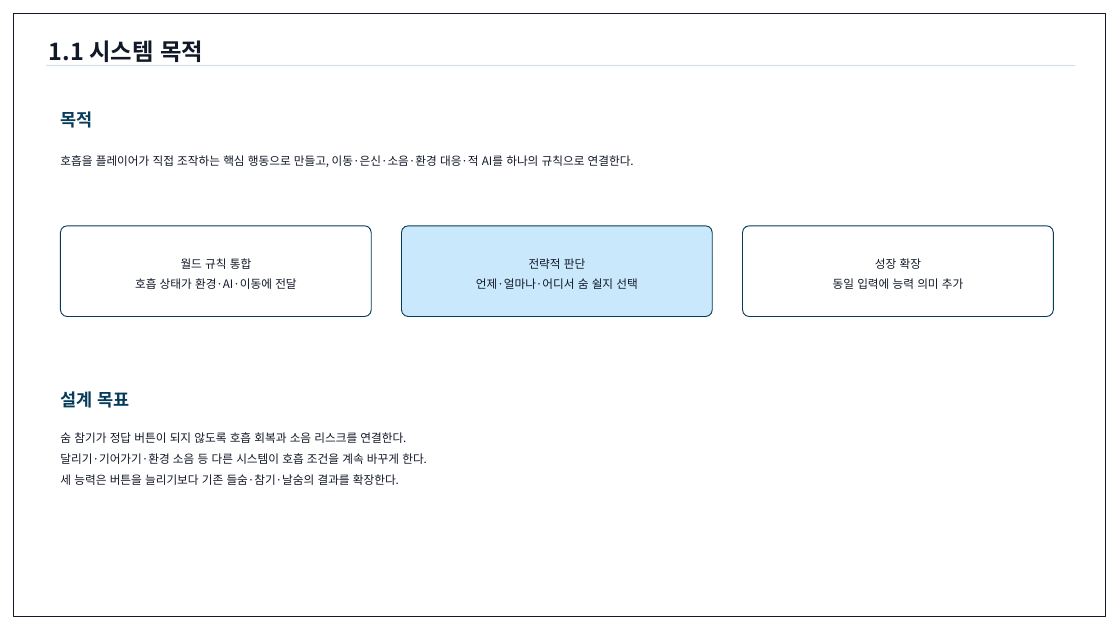
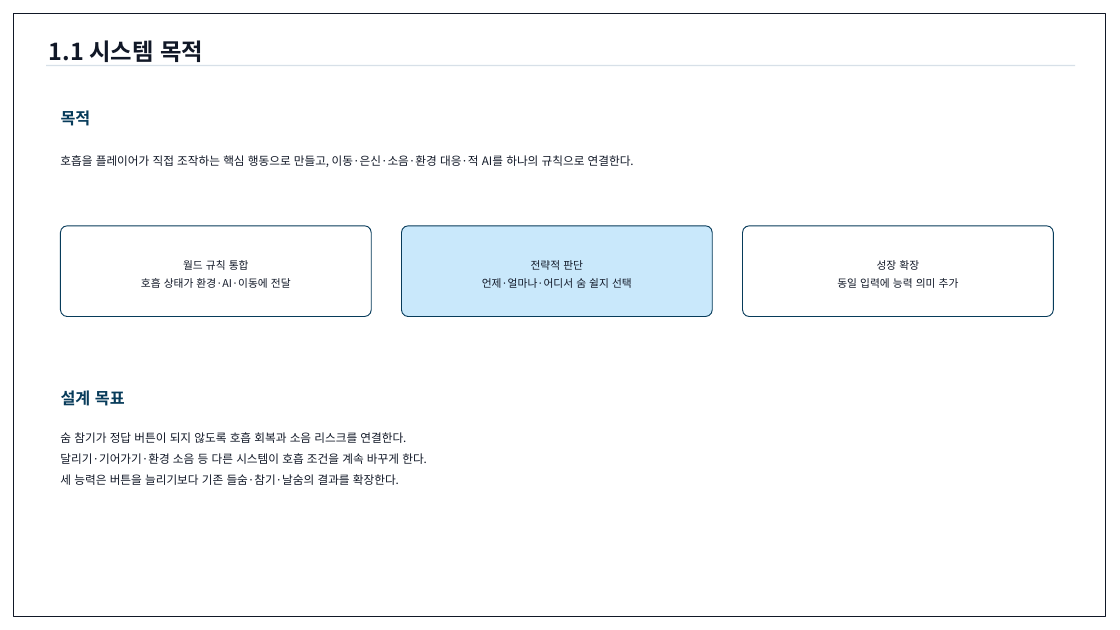
Before and after one commit to ysooj/Gihoek_8, a slide deck: slide 3 of [작업 중] 호흡 시스템 기획문서.pptx. Drawn at 1120x630 pixels with LibreOffice and Linux fonts; fonts in the diff are those of the drawing. Boxes give left, top, right and bottom in pixels: in the first picture for what was removed or moved away, otherwise in the second. Text is boxed around its words. In the diff, an @@ line names an element or a change of style, - is before the commit and + after.

```diff
--- a/[작업 중] 호흡 시스템 기획문서.pptx
+++ b/[작업 중] 호흡 시스템 기획문서.pptx
@@ text "목적" at <box>61,110,91,126</box>: size 15 to 13.9 pt; line spacing 1.5 to 1.4 @@
@@ size 10 to 9.2 pt in 3 elements at <box>141,260,291,288</box>, <box>482,260,632,288</box>, <box>837,260,959,288</box> @@
@@ text "설계 목표" at <box>61,390,125,406</box>: size 15 to 13.9 pt; line spacing 1.5 to 1.4 @@
```
Also in this commit, not shown: 2 other slides changed, 3 other files.
